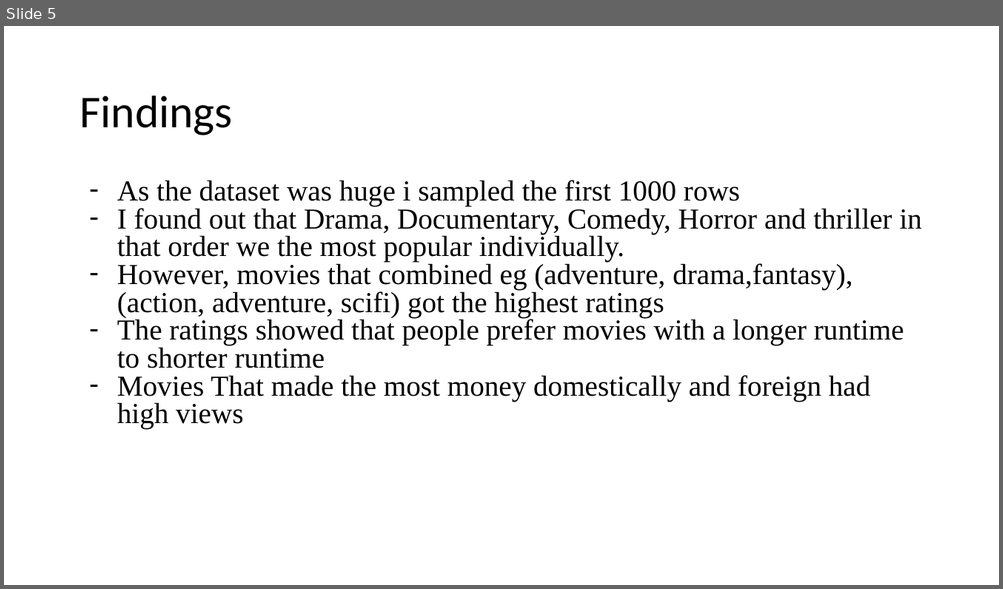
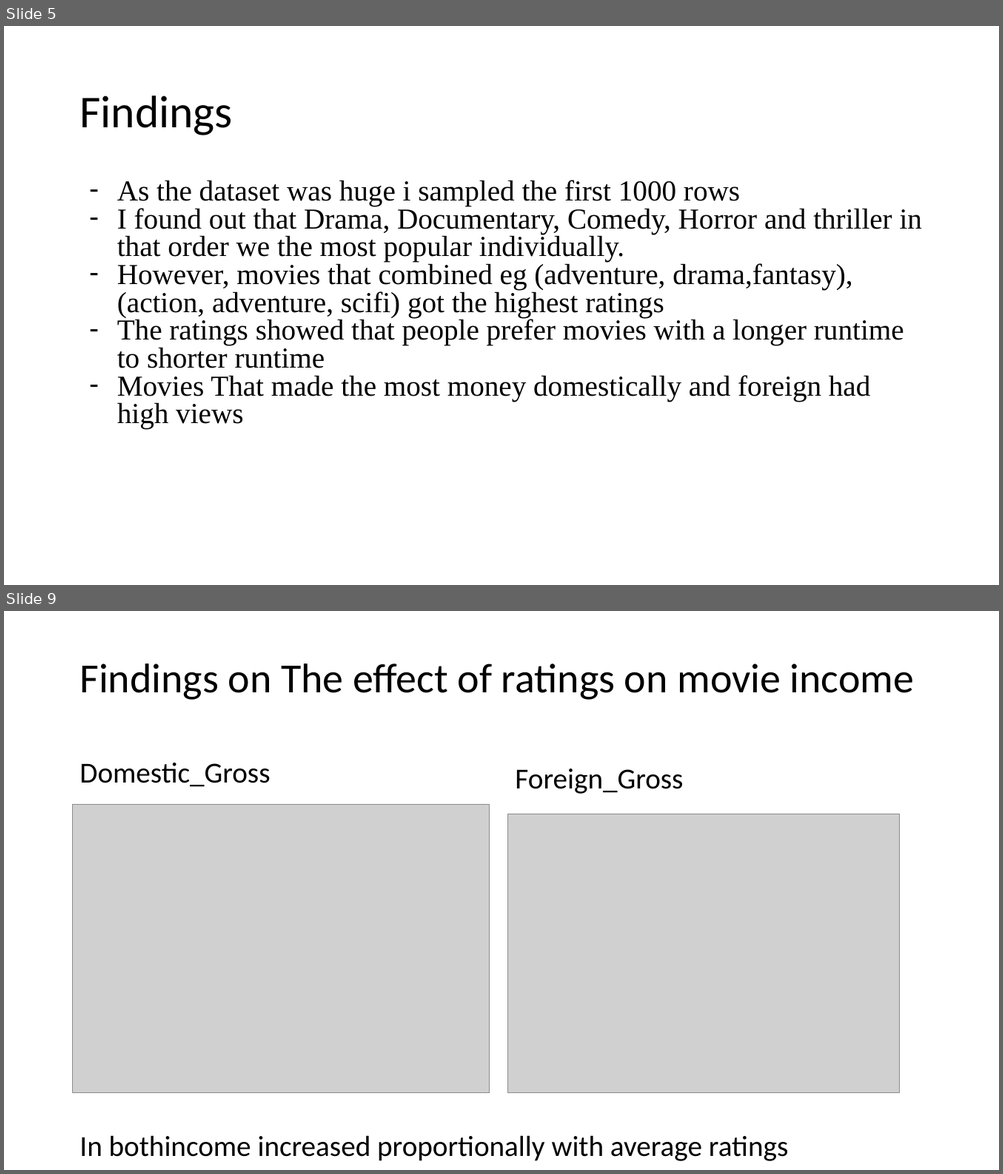
Before and after one commit to Daniel-Muruthi/dsc-microsoft-films-project, a slide deck: MICROSOFT_STUDIO_PROJECT.pptx. Shown one above the other, each under a label of ours: slide 5 before the commit, slides 5 and 9 after it; the slides between them are not shown. The pictures are 1003x589 and 1003x1174 pixels, drawn with LibreOffice and Linux fonts; fonts in the diff are those of the drawing; grey boxes stand for pictures. Boxes give left, top, right and bottom in pixels: in the first picture for what was removed or moved away, otherwise in the second. Text is boxed around its words. In the diff, an @@ line names an element or a change of style, - is before the commit and + after.

```diff
--- a/MICROSOFT_STUDIO_PROJECT.pptx
+++ b/MICROSOFT_STUDIO_PROJECT.pptx
@@ slide 9 added at bbox=[4, 611, 999, 1170], background #FFFFFF @@
@@ title added at bbox=[79, 664, 913, 700], 40 pt, text #000000 @@
+Findings on The effect of ratings on movie income
@@ text added at bbox=[79, 763, 270, 787], 28 pt, text #000000 @@
+Domestic_Gross
@@ text added at bbox=[515, 769, 683, 794], 28 pt, text #000000 @@
+Foreign_Gross
@@ picture added at bbox=[73, 805, 489, 1093] @@
@@ picture added at bbox=[508, 815, 899, 1093] @@
@@ text added at bbox=[79, 1136, 788, 1162], 28 pt, text #000000 @@
+In bothincome increased proportionally with average ratings
```
Also in this commit, not shown: 1 slide changed, 4 other slides added, 1 other file.
